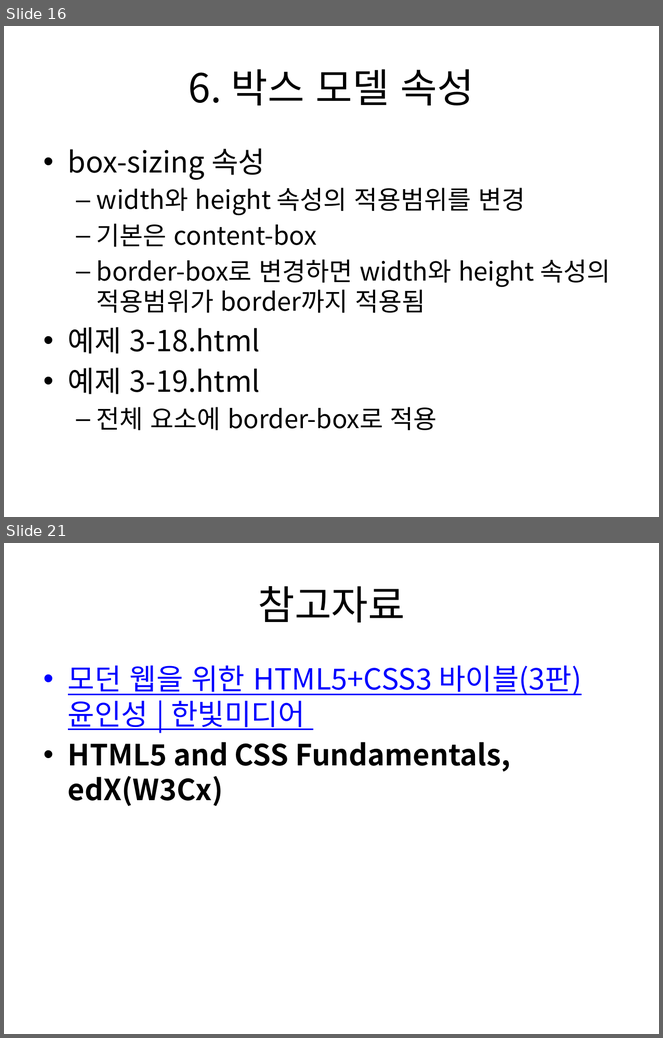
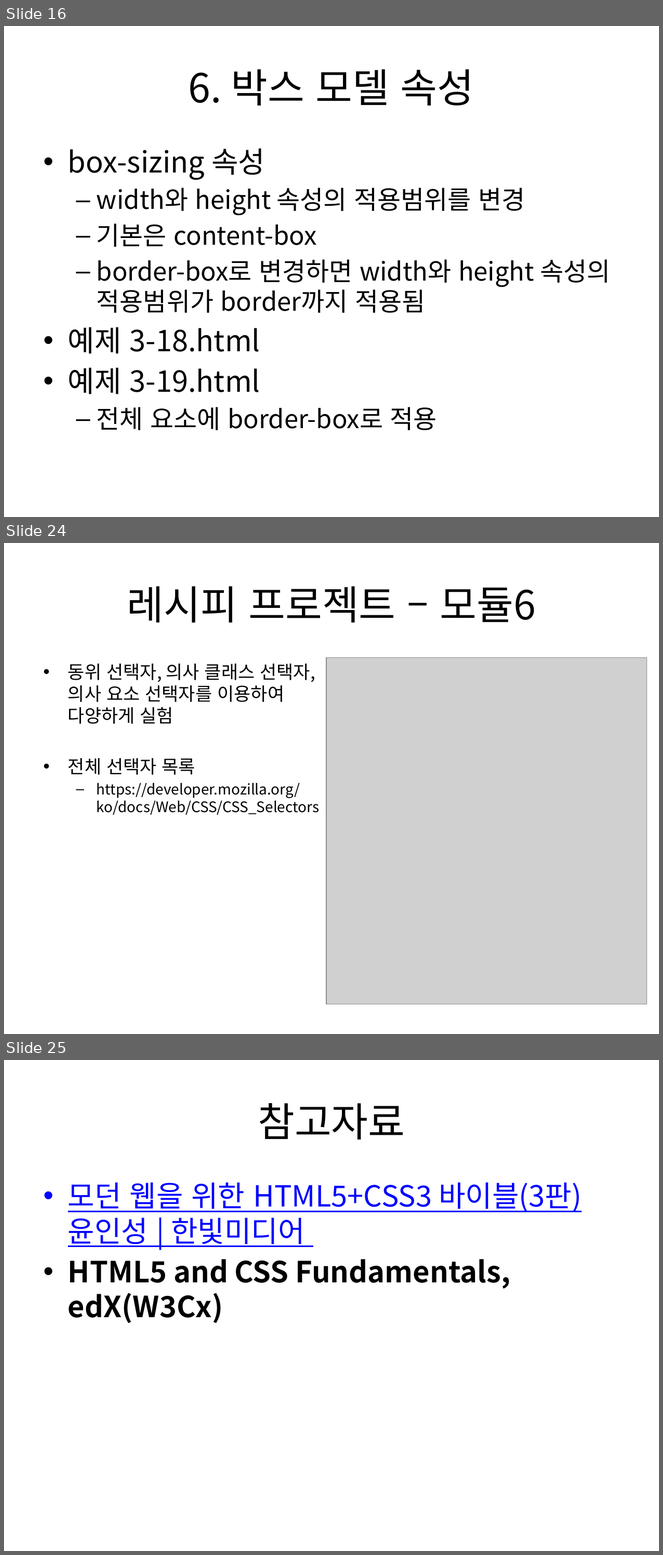
Before and after one commit to kdkcom1234/git2021, a slide deck: 1-html-css/03. CSS3 선택자 및 스타일 속성.pptx. Shown one above the other, each under a label of ours: slides 16 and 21 before the commit, slides 16, 24 and 25 after it; the slides between them are not shown. The pictures are 663x1038 and 663x1555 pixels, drawn with LibreOffice and Linux fonts; fonts in the diff are those of the drawing; grey boxes stand for pictures. Boxes give left, top, right and bottom in pixels: in the first picture for what was removed or moved away, otherwise in the second. Text is boxed around its words. In the diff, an @@ line names an element or a change of style, - is before the commit and + after.

Commit message:
css selector complete

```diff
--- a/1-html-css/03. CSS3 선택자 및 스타일 속성.pptx
+++ b/1-html-css/03. CSS3 선택자 및 스타일 속성.pptx
@@ slide 24 added at box(4, 543, 659, 1034), background #FFFFFF @@
@@ title added at box(127, 586, 536, 623), 44 pt, text #000000 @@
+레시피 프로젝트 – 모듈6
@@ text added at box(68, 664, 319, 815), 16 pt, text #000000 @@
+• 동위 선택자, 의사 클래스 선택자, 의사 요소 선택자를 이용하여 다양하게 실험
+• 전체 선택자 목록
+  – https://developer.mozilla.org/ko/docs/Web/CSS/CSS_Selectors
@@ picture added at box(326, 657, 647, 1005) @@
@@ what was slide 21 is now slide 25 @@
```
Also in this commit, not shown: 5 slides changed, 3 other slides added, 9 other files.
